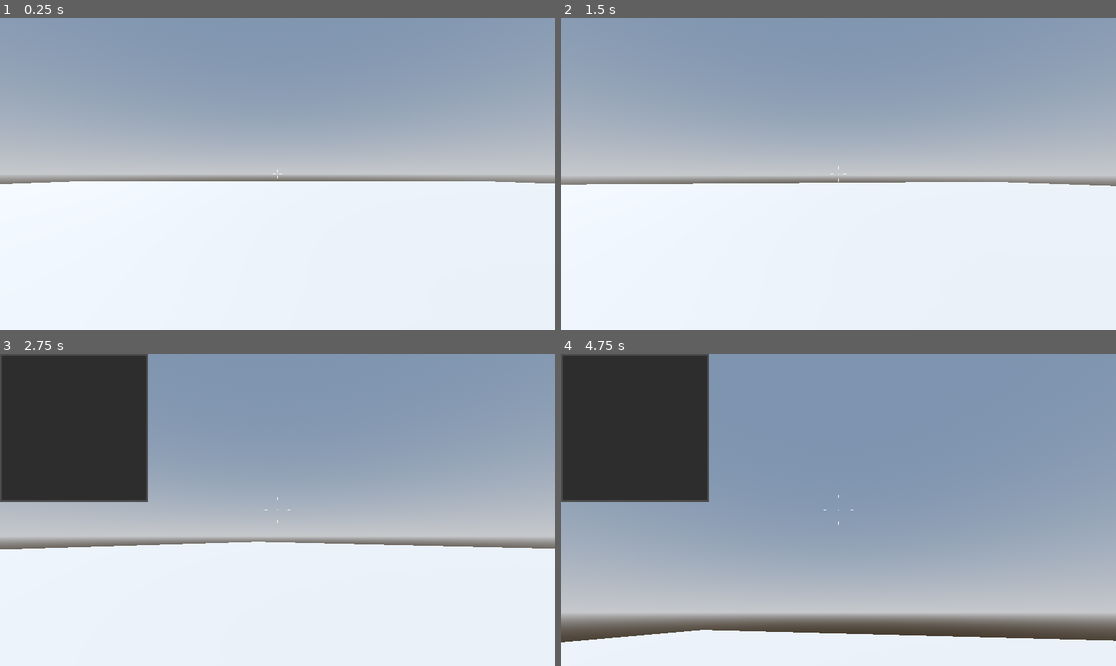
Above: before the commit, frames 1-4 (two rows, left to right).
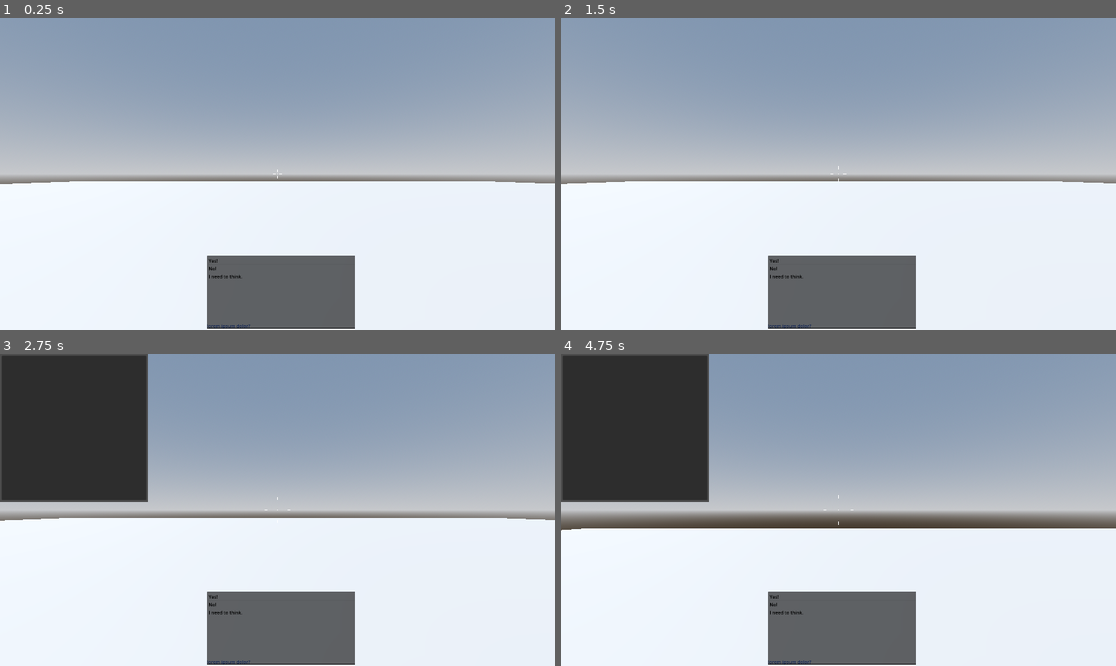
Above: after the commit, the same moments.

Repository: Vetherion/Vetherion
Game: Godot game, scene res://Scenes/3D_Level.tscn
Same seed, same stepped clock (60 frames per second), same inputs: the game is played once before the commit and once after it.
Inputs (mouse positions are in pixels of both pictures, inside the frame that each line leads up to):
- Up to frame 1 (0.25 s): no input
- Up to frame 2 (1.5 s): tap Enter (ui_accept) at 0.5, 0.77 s; move the mouse to (866, 174) at 0.52 s; hold W (move_forward) 0.53-1.28 s; tap E (E) at 0.6 s; tap Tab (TAB) at 0.8, 1.35 s; move the mouse to (727, 189) at 1.27 s; hold S (move_back) from 1.28 s (still down)
- Up to frame 3 (2.75 s): tap Enter (ui_accept) at 1.52 s; tap E (E) at 1.55, 2.1 s; move the mouse to (288, 503) at 2.02 s; release S (move_back) at 2.03 s; hold W (move_forward) from 2.03 s (still down); tap Tab (TAB) at 2.3 s
- Up to frame 4 (4.75 s): move the mouse to (810, 572) at 2.77 s; tap Tab (TAB) at 2.85, 3.8 s; tap Enter (ui_accept) at 3.02, 3.77, 4.52 s; tap E (E) at 3.05, 4.55 s; move the mouse to (877, 513) at 3.52 s; click (877, 513) at 3.6 s; move the mouse to (672, 463) at 4.27 s; release W (move_forward) at 4.28 s; hold A (move_left) from 4.28 s (still down); tap 6 (six) at 4.35 s

The runs differ from the first frame. In frame 1, 6.2% of the frame differs, in the area x 37-64%, y 76-100%; in frame 2, 6.8%; in frame 3, 18%; in frame 4, 56%, in the area x 0-100%, y 27-100%.

Commit message:
Simple dialogue system added.

Diff:
--- a/Scenes/3D_Level.tscn
+++ b/Scenes/3D_Level.tscn
@@ -1,7 +1,8 @@
-[gd_scene load_steps=10 format=3 uid="uid://beqn6i68wci2n"]
+[gd_scene load_steps=11 format=3 uid="uid://beqn6i68wci2n"]
 
 [ext_resource type="PackedScene" uid="uid://dhjrc28o432pk" path="res://Scenes/player.tscn" id="1_m4hl5"]
 [ext_resource type="Script" path="res://Scripts/item.gd" id="2_8jfy3"]
+[ext_resource type="Script" path="res://Scripts/dialogue.gd" id="3_axax1"]
 
 [sub_resource type="ProceduralSkyMaterial" id="ProceduralSkyMaterial_vp2qy"]
 sky_horizon_color = Color(0.64625, 0.65575, 0.67075, 1)
@@ -71,7 +72,7 @@
 transform = Transform3D(1.57364, 0, 0, 0, 1.57364, 0, 0, 0, 1.57364, 0, 0, 0)
 shape = SubResource("ConvexPolygonShape3D_ev31u")
 
-[node name="Control" type="Control" parent="."]
+[node name="Inventory" type="Control" parent="."]
 unique_name_in_owner = true
 visible = false
 layout_mode = 3
@@ -80,7 +81,7 @@
 offset_right = -0.880005
 offset_bottom = -0.440033
 
-[node name="SubViewportContainer" type="SubViewportContainer" parent="Control"]
+[node name="SubViewportContainer" type="SubViewportContainer" parent="Inventory"]
 unique_name_in_owner = true
 layout_mode = 1
 anchors_preset = -1
@@ -89,11 +90,11 @@
 offset_right = -0.0720215
 offset_bottom = -0.0700073
 
-[node name="SubViewport" type="SubViewport" parent="Control/SubViewportContainer"]
+[node name="SubViewport" type="SubViewport" parent="Inventory/SubViewportContainer"]
 handle_input_locally = false
 render_target_update_mode = 0
 
-[node name="ItemList" type="ItemList" parent="Control/SubViewportContainer/SubViewport"]
+[node name="ItemList" type="ItemList" parent="Inventory/SubViewportContainer/SubViewport"]
 custom_minimum_size = Vector2(500, 500)
 anchors_preset = 8
 anchor_left = 0.5
@@ -107,3 +108,65 @@
 grow_horizontal = 2
 grow_vertical = 2
 max_text_lines = 2
+
+[node name="Dialogue" type="Control" parent="."]
+unique_name_in_owner = true
+layout_mode = 3
+anchor_left = 0.373
+anchor_top = 0.474
+anchor_right = 0.64
+anchor_bottom = 0.754
+offset_left = -0.160034
+offset_top = 0.0799561
+offset_right = 0.199951
+offset_bottom = -0.320007
+script = ExtResource("3_axax1")
+
+[node name="SubViewportContainer" type="SubViewportContainer" parent="Dialogue"]
+layout_mode = 1
+anchors_preset = -1
+anchor_left = 0.373
+anchor_top = 0.523
+anchor_right = 0.64
+anchor_bottom = 0.997
+offset_left = -191.349
+offset_top = 153.054
+offset_right = 183.68
+offset_bottom = 521.906
+
+[node name="SubViewport" type="SubViewport" parent="Dialogue/SubViewportContainer"]
+transparent_bg = true
+handle_input_locally = false
+render_target_update_mode = 4
+
+[node name="Label" type="Label" parent="Dialogue/SubViewportContainer/SubViewport"]
+unique_name_in_owner = true
+modulate = Color(0.226521, 0.424234, 0.89448, 1)
+custom_minimum_size = Vector2(0, 50)
+anchors_preset = 14
+anchor_top = 0.5
+anchor_right = 1.0
+anchor_bottom = 0.5
+offset_top = -24.5
+offset_bottom = 24.5
+grow_horizontal = 2
+grow_vertical = 2
+
+[node name="ItemList" type="ItemList" parent="Dialogue/SubViewportContainer/SubViewport"]
+unique_name_in_owner = true
+modulate = Color(0, 0, 0, 1)
+clip_contents = false
+custom_minimum_size = Vector2(750, 250)
+anchors_preset = 7
+anchor_left = 0.5
+anchor_top = 1.0
+anchor_right = 0.5
+anchor_bottom = 1.0
+offset_left = -256.0
+offset_top = -512.0
+offset_right = 494.0
+offset_bottom = -262.0
+grow_horizontal = 2
+grow_vertical = 0
+
+[connection signal="item_activated" from="Dialogue/SubViewportContainer/SubViewport/ItemList" to="Dialogue" method="_on_item_list_item_activated"]
--- /dev/null
+++ b/Scripts/dialogue.gd
@@ -0,0 +1,50 @@
+#DISCLAIMER: This dialogue system has not finished. It may have many bugs, and it is not suitable for usage at the time.
+extends Node
+
+@onready var current_dialogue = ""
+
+# Called when the node enters the scene tree for the first time.
+func _ready() -> void:
+	start_partial_dialogue("res://dialogues/example_dialogue.json")
+
+
+# Called every frame. 'delta' is the elapsed time since the previous frame.
+func _process(delta: float) -> void:
+	pass
+
+func start_partial_dialogue(dialogue_path):
+	%ItemList.grab_focus()
+	var text = FileAccess.get_file_as_string(dialogue_path)
+	var dict = JSON.parse_string(text)
+	current_dialogue = dict
+	var label = get_node("./SubViewportContainer/SubViewport/Label")
+	var itemlist = get_node("./SubViewportContainer/SubViewport/ItemList")
+
+	label.text = dict["start_text"]
+	for i in range(len(dict["option_tree"].keys())):
+		itemlist.add_item(dict["option_tree"].keys()[i])
+
+func load_partial_dialogue(dialogue, index):
+	%ItemList.grab_focus()
+	var dict = current_dialogue
+	var label = get_node("./SubViewportContainer/SubViewport/Label")
+	var itemlist = get_node("./SubViewportContainer/SubViewport/ItemList")
+
+	var current = dict["option_tree"].values()[index]
+	current_dialogue = current
+	if typeof(current) == TYPE_DICTIONARY:
+		label.text = current["start_text"]
+
+		itemlist.clear()
+		for i in range(len(current["option_tree"].keys())):
+			itemlist.add_item(current["option_tree"].keys()[i])
+	else:
+		if typeof(current) == TYPE_STRING:
+			%ItemList.visible = 0
+			%ItemList.release_focus()
+			label.text = current
+		else:
+			label.text = current["start_text"]
+
+func _on_item_list_item_activated(index: int) -> void:
+	load_partial_dialogue(current_dialogue, index)
--- a/Scripts/inventory.gd
+++ b/Scripts/inventory.gd
@@ -14,11 +14,11 @@
 func _process(delta) -> void:
 	if Input.is_action_just_pressed("TAB"):
 		if is_inv_open == false:
-			get_node("../../Control").visible = 1
+			get_node("../../Inventory").visible = 1
 			Input.mouse_mode = Input.MOUSE_MODE_VISIBLE
 			is_inv_open = true
 		else:
-			get_node("../../Control").visible = 0
+			get_node("../../Inventory").visible = 0
 			Input.mouse_mode = Input.MOUSE_MODE_CAPTURED
 			is_inv_open = false
 
@@ -39,4 +39,4 @@
 func add_to_inv(item_type) -> void:
 	inventory[item_count + 1] = item_type
 	item_count += 1
-	get_node("../../Control/SubViewportContainer/SubViewport/ItemList").add_item(item_type)
+	get_node("../../Inventory/SubViewportContainer/SubViewport/ItemList").add_item(item_type)
--- a/Scripts/player.gd
+++ b/Scripts/player.gd
@@ -114,3 +114,7 @@
 	pos.y = sin(time * char_FREQ) * char_AMP
 	pos.x = cos(time * char_FREQ / 2) * char_AMP
 	return pos
+
+
+func _on_item_list_item_selected(index: int) -> void:
+	pass
--- /dev/null
+++ b/dialogues/example_dialogue.json
@@ -0,0 +1,19 @@
+{
+    "start_text": "lorem ipsum dolor?",
+    "option_tree": {
+        "Yes!": "OK, then!",
+        "No!": "sit amet",
+        "I need to think.": {
+            "start_text": "I am waiting...",
+            "option_tree": {
+                "I want it.": {
+                    "start_text": "good",
+                    "option_tree": {
+                        "goood" : "END"
+                    }
+                },
+                "Goodbye": "OK"
+            }
+        }
+    }
+}
